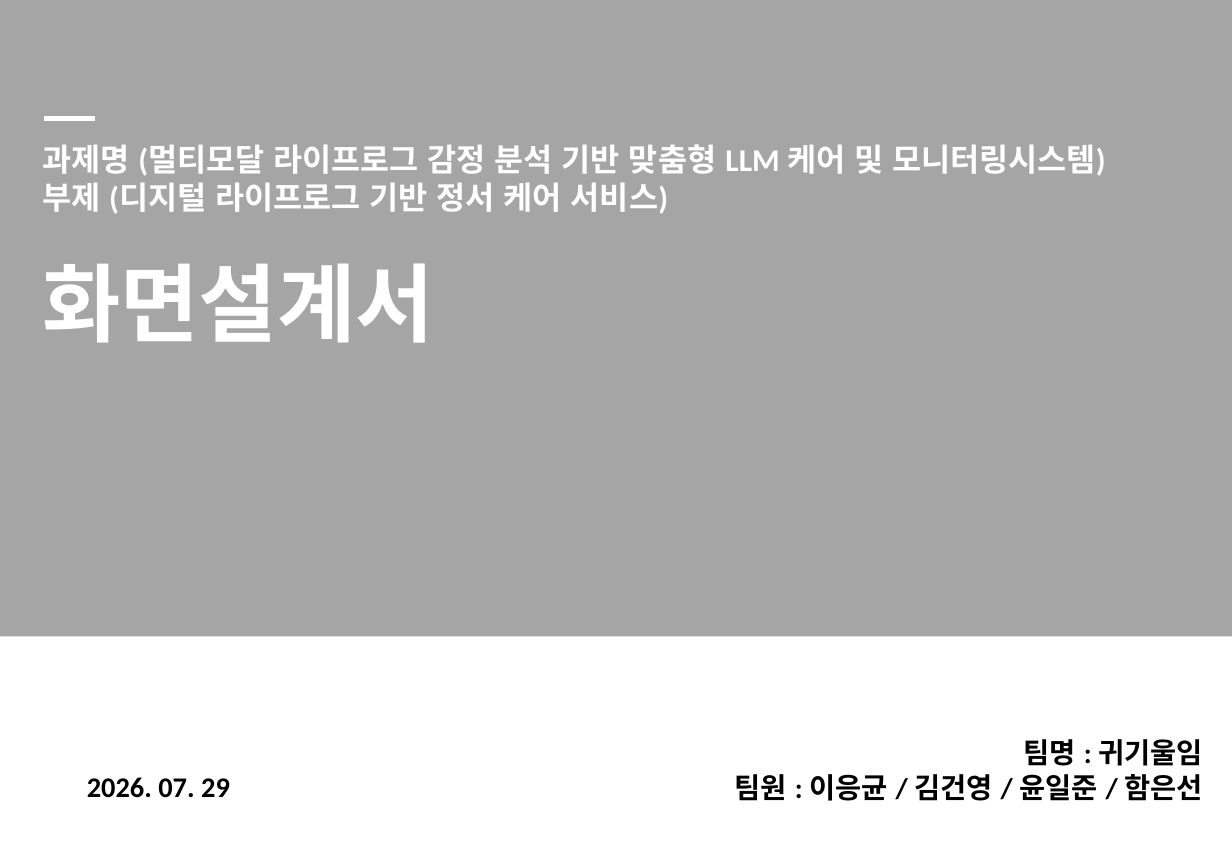
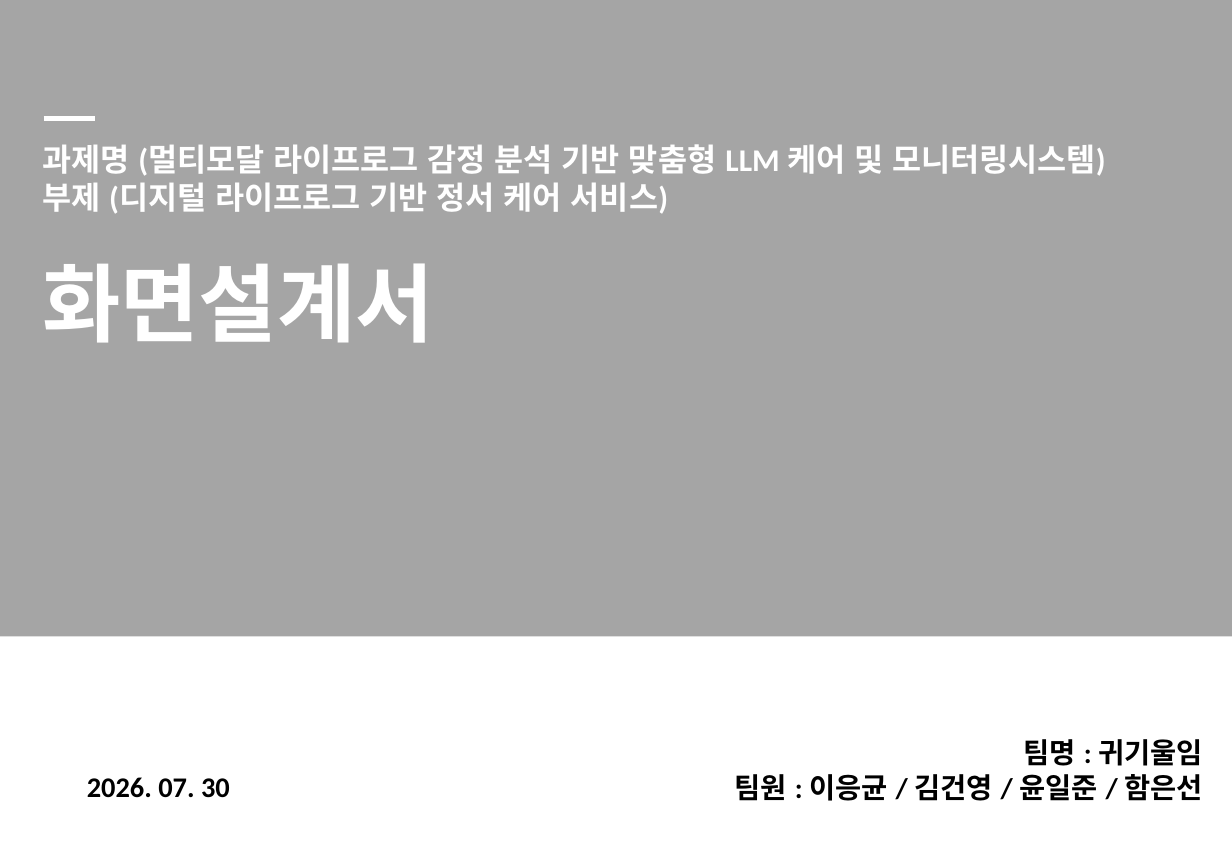
Before and after one commit to 2026-SMHRD-KDT-HealthCare-5/lisn, a slide deck: slide 1 of Documents/화면설계서_귀기울임.pptx. Drawn at 1232x853 pixels with LibreOffice and Linux fonts; fonts in the diff are those of the drawing. Boxes give left, top, right and bottom in pixels: in the first picture for what was removed or moved away, otherwise in the second. Text is boxed around its words. In the diff, an @@ line names an element or a change of style, - is before the commit and + after.

```diff
--- a/Documents/화면설계서_귀기울임.pptx
+++ b/Documents/화면설계서_귀기울임.pptx
@@ text at [87,777,230,798]: text changed @@
-2026. 07. 29
+2026. 07. 30
```
Also in this commit, not shown: 8 other slides changed, 5 other files.
